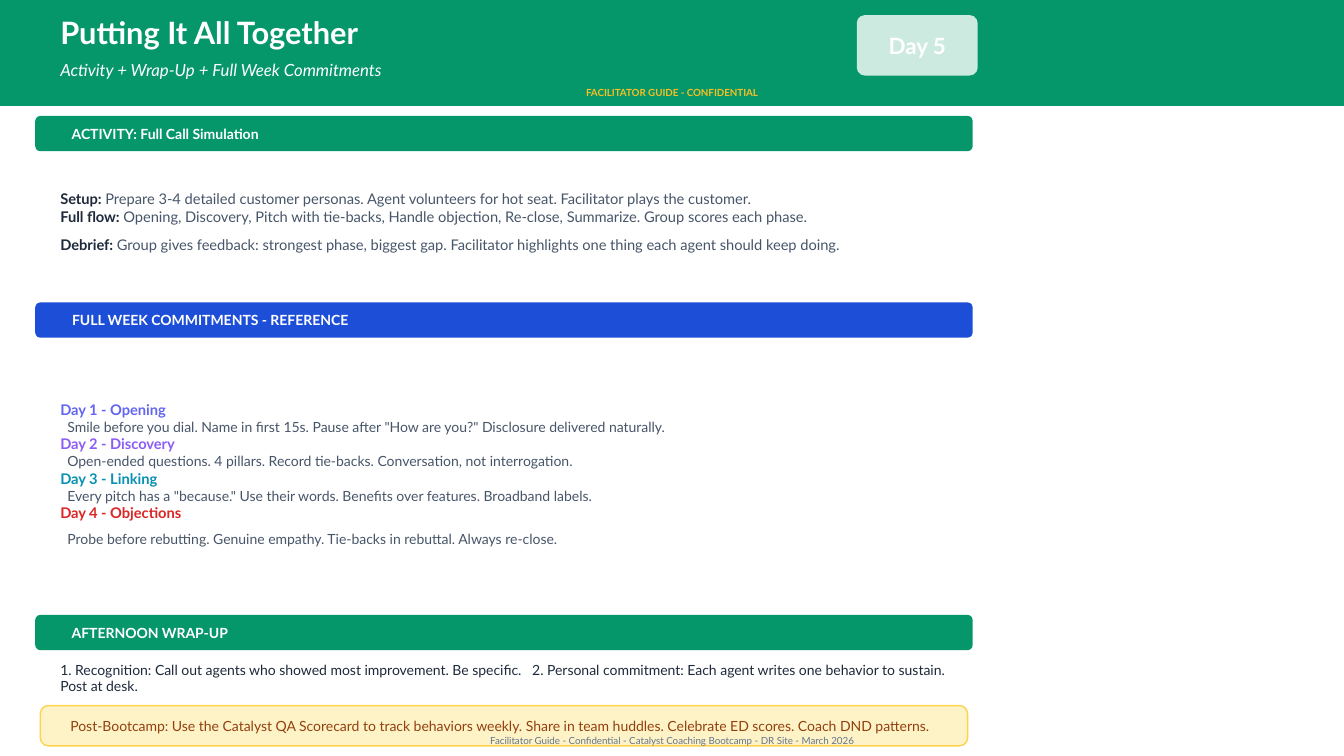
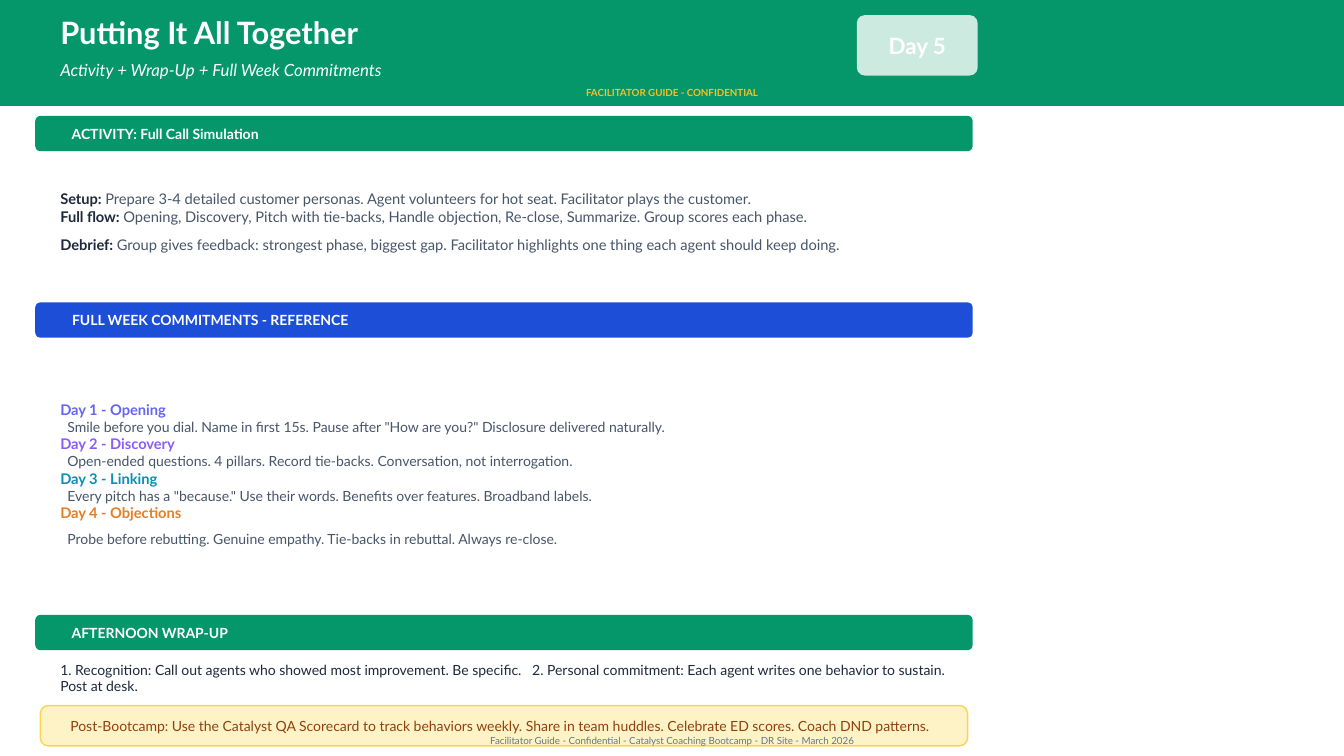
Before and after one commit to joshuaedgecomb-dev/catalyst-qa-scorecard, a slide deck: slide 11 of bootcamp/Catalyst_Bootcamp_Facilitator_Guide.pptx. Drawn at 1344x756 pixels with LibreOffice and Linux fonts; fonts in the diff are those of the drawing. Boxes give left, top, right and bottom in pixels: in the first picture for what was removed or moved away, otherwise in the second. Text is boxed around its words. In the diff, an @@ line names an element or a change of style, - is before the commit and + after.

```diff
--- a/bootcamp/Catalyst_Bootcamp_Facilitator_Guide.pptx
+++ b/bootcamp/Catalyst_Bootcamp_Facilitator_Guide.pptx
@@ text "Day 1 - Opening Smile ..." at (60, 404, 665, 547): text colour #DC2626 to #E67E22 in "Day 4 - Objections" @@
```
Also in this commit, not shown: 3 other slides changed, 7 other files.
